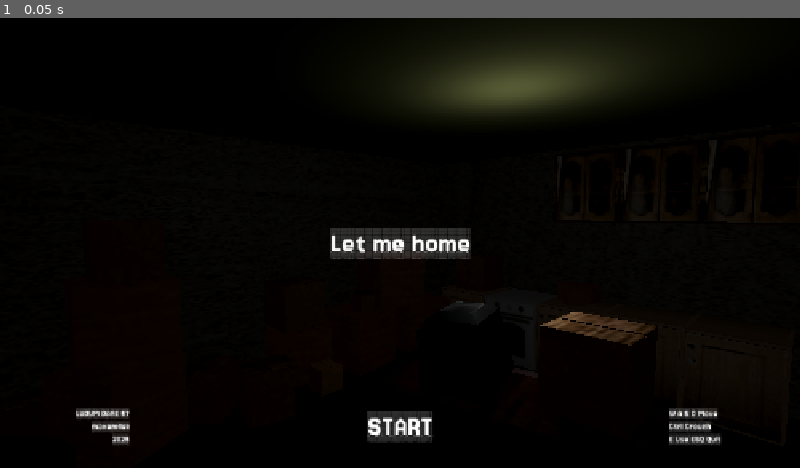
Above: before the commit, frame 1.
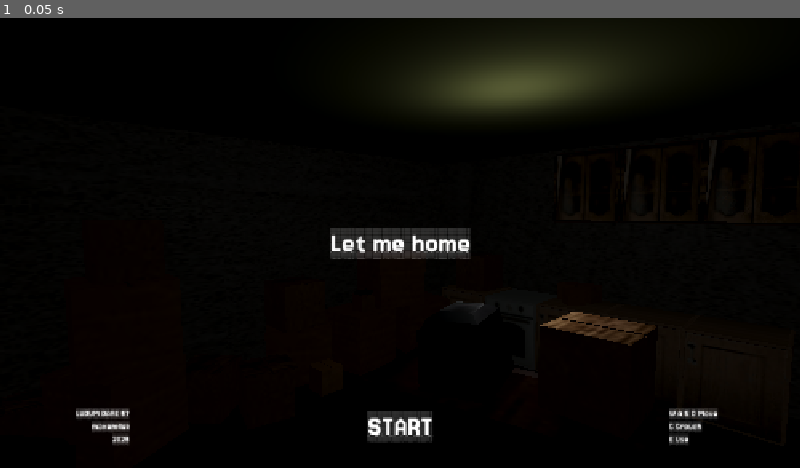
Above: after the commit, the same moment.

Repository: maxem4ek/Let-me-home
Game: Godot game, scene res://Assets/Scenes/Main.tscn
Same seed, same stepped clock (60 frames per second), same inputs: the game is played once before the commit and once after it.
Inputs:
- Up to frame 1 (0.05 s): no input

The runs differ from the first frame. In frame 1, 0.1% of the frame differs, in the area x 84-91%, y 89-95%.
Error after the commit: Invalid assignment of property or key 'esq_quit' with value of type 'Node (EsqQuit)' on a base object of type 'Node (Game.gd)'. (res://Assets/Logic/EsqQuit/Esq…

Commit message:
Some fixes

Diff:
--- a/Assets/Globals/Game/Game.gd
+++ b/Assets/Globals/Game/Game.gd
@@ -4,7 +4,6 @@
 var start_screen : Control
 var start_screen_camera : Camera3D
 var end_screen : Control
-var esq_quit : EsqQuit
 
 func init_game():
 	randomize()
--- a/Assets/Scenes/Main.tscn
+++ b/Assets/Scenes/Main.tscn
@@ -75,7 +75,6 @@
 animation_player_system = NodePath("../../UI/PlayerUI/PlayerSystemMessage/AnimationPlayerSystem")
 
 [node name="EsqQuit" parent="Systems" instance=ExtResource("3_ygaiq")]
-enabled = true
 
 [node name="WorldEnvironment" type="WorldEnvironment" parent="Systems"]
 environment = ExtResource("16_7n1ip")
--- a/Assets/UI/StartGameUI/StartGameUI.tscn
+++ b/Assets/UI/StartGameUI/StartGameUI.tscn
@@ -44,8 +44,8 @@
 grow_horizontal = 0
 grow_vertical = 0
 text = "W A S D Move
-Ctrl Crouch
-E Use ESQ Quit"
+C Crouch
+E Use"
 vertical_alignment = 1
 
 [node name="Label4" type="Label" parent="."]
--- a/project.godot
+++ b/project.godot
@@ -81,8 +81,7 @@
 }
 crouch={
 "deadzone": 0.2,
-"events": [Object(InputEventKey,"resource_local_to_scene":fa …(140 unchanged characters)… d":false,"keycode":0,"physical_keycode":4194326,"key_label":0,"unicode":0,"location":0,"echo":false,"script":null)
-, Object(InputEventKey,"resource_local_to_scene":false,"resource_name":"","device":-1,"window_id":0,"alt_pressed":false,"shift_pressed":false,"ctrl_pressed":false,"meta_pressed":false,"pressed":false,"keycode":0,"physical_keycode":67,"key_label":0,"unicode":99,"location":0,"echo":false,"script":null)
+"events": [Object(InputEventKey,"resource_local_to_scene":fa …(140 unchanged characters)… d":false,"keycode":0,"physical_keycode":67,"key_label":0,"unicode":99,"location":0,"echo":false,"script":null)
 ]
 }
 use={
Not shown, added: export_presets.cfg
